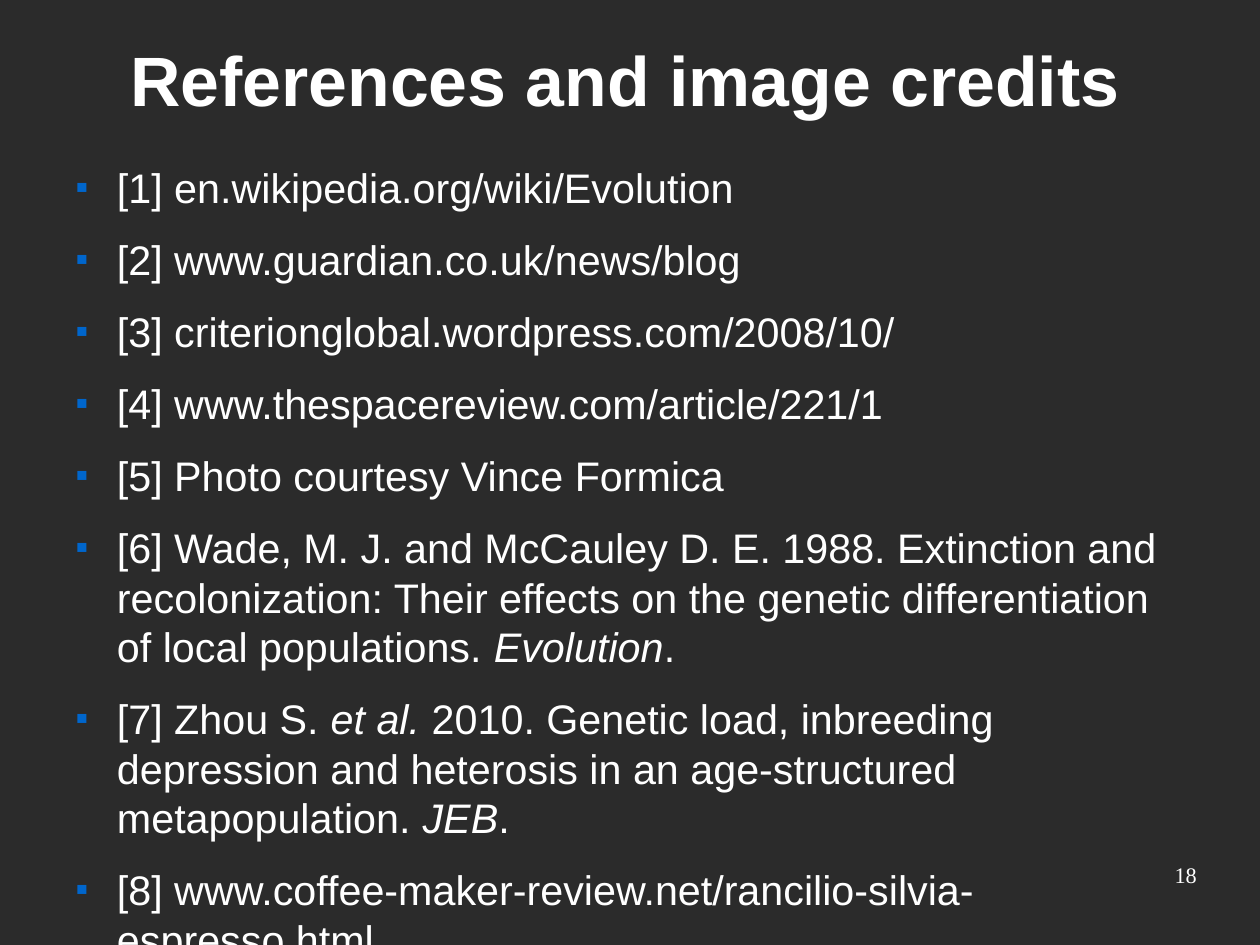
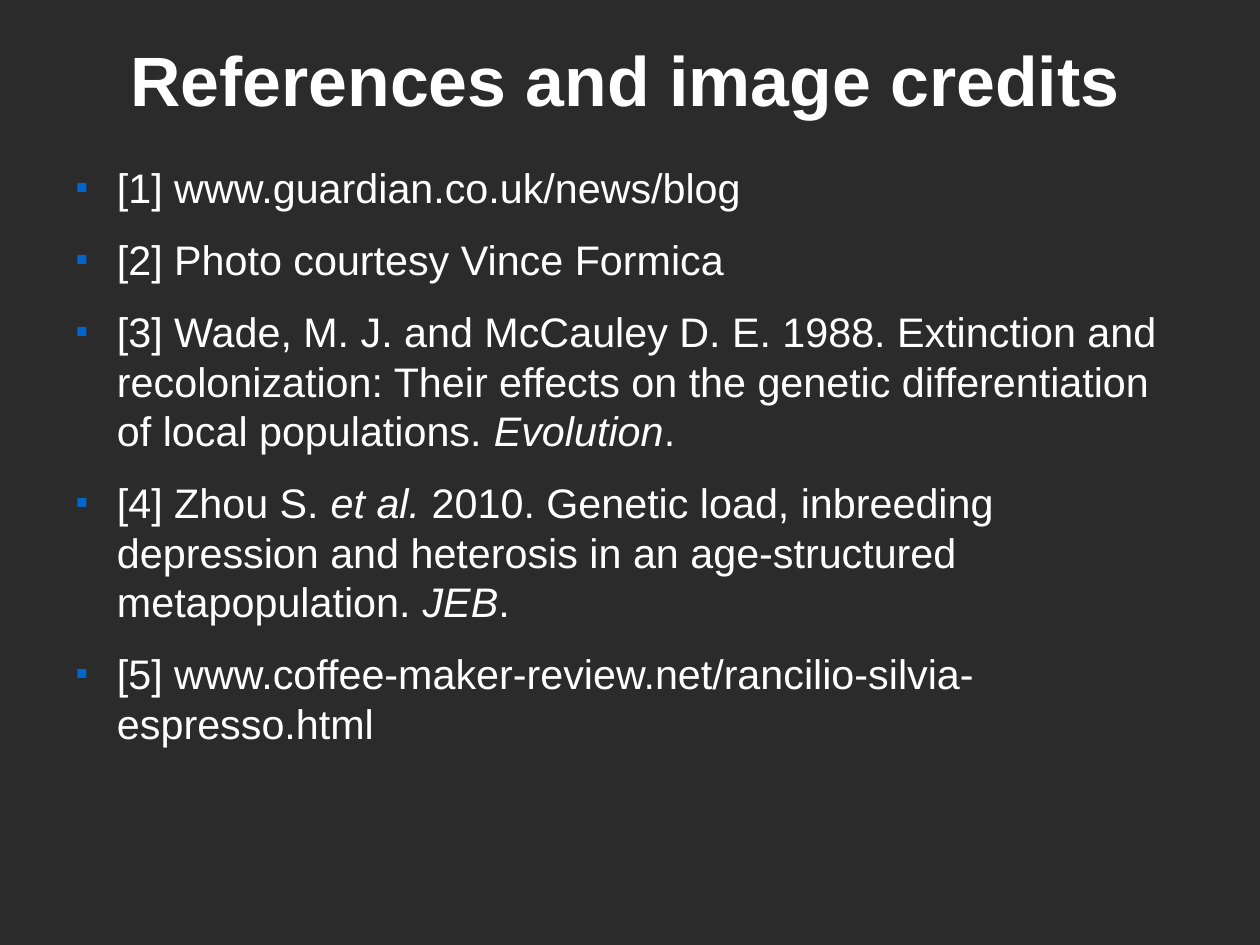
Before and after one commit to maugat1/quantiNEMO_Taylor2010, a slide deck: slide 15 of pres/pres2/pres2.odp (slide 18 before the commit). Drawn at 1260x945 pixels with LibreOffice and Linux fonts; fonts in the diff are those of the drawing; background and template pictures are left out; a plain dark background stands for a picture behind light text. Boxes give left, top, right and bottom in pixels: in the first picture for what was removed or moved away, otherwise in the second. Text is boxed around its words. In the diff, an @@ line names an element or a change of style, - is before the commit and + after.

```diff
--- a/pres/pres2/pres2.odp
+++ b/pres/pres2/pres2.odp
@@ text at [117, 173, 1156, 747]: text changed @@
-■ [1] en.wikipedia.org/wiki/Evolution
-■ [2] www.guardian.co.uk/news/blog
-■ [3] criterionglobal.wordpress.com/2008/10/
-■ [4] www.thespacereview.com/article/221/1
-■ [5] Photo courtesy Vince Formica
-■ [6] Wade, M. J. and McCauley D. E. 1988. Extinction and recolonization: Their effects on the genetic differentiation of local populations. Evolution.
-■ [7] Zhou S. et al. 2010. Genetic load, inbreeding depression and heterosis in an age-structured metapopulation. JEB.
-■ [8] www.coffee-maker-review.net/rancilio-silvia-espresso.html
+■ [1] www.guardian.co.uk/news/blog
+■ [2] Photo courtesy Vince Formica
+■ [3] Wade, M. J. and McCauley D. E. 1988. Extinction and recolonization: Their effects on the genetic differentiation of local populations. Evolution.
+■ [4] Zhou S. et al. 2010. Genetic load, inbreeding depression and heterosis in an age-structured metapopulation. JEB.
+■ [5] www.coffee-maker-review.net/rancilio-silvia-espresso.html
@@ page number removed at [1175, 868, 1197, 883] @@
-18
```
Also in this commit, not shown: 10 other slides changed, 4 slides added, 7 slides removed, 7 other files.
